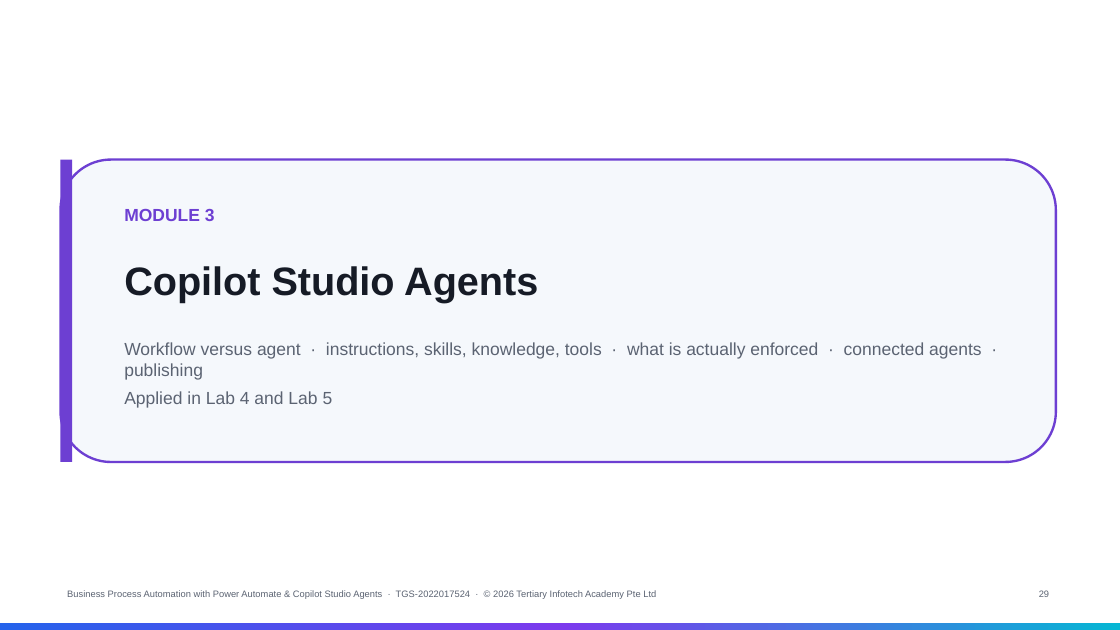
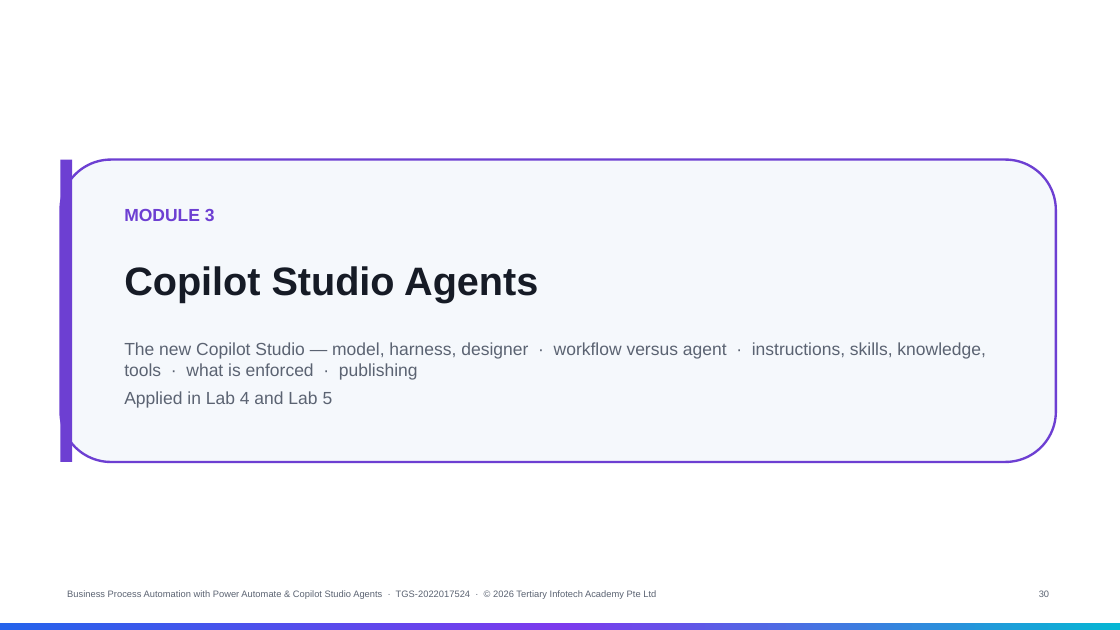
Before and after one commit to tertiarycourses/TGS-2022017524-Business-Process-Automation-with-Power-Automate-and-Copilot-Studio-Agents, a slide deck: slide 30 of courseware/Business Process Automation with Power Automate and Copilot Studio Agents-v7.0.pptx (slide 29 before the commit). Drawn at 1120x630 pixels with LibreOffice and Linux fonts; fonts in the diff are those of the drawing. Boxes give left, top, right and bottom in pixels: in the first picture for what was removed or moved away, otherwise in the second. Text is boxed around its words. In the diff, an @@ line names an element or a change of style, - is before the commit and + after.

```diff
--- a/courseware/Business Process Automation with Power Automate and Copilot Studio Agents-v7.0.pptx
+++ b/courseware/Business Process Automation with Power Automate and Copilot Studio Agents-v7.0.pptx
@@ text at (124, 342, 985, 380): text changed @@
-Workflow versus agent · instructions, skills, knowledge, tools · what is actually enforced · connected agents · publishing
+The new Copilot Studio — model, harness, designer · workflow versus agent · instructions, skills, knowledge, tools · what is enforced · publishing
```
Also in this commit, not shown: 56 other slides changed, 7 slides added, 3 other files.
